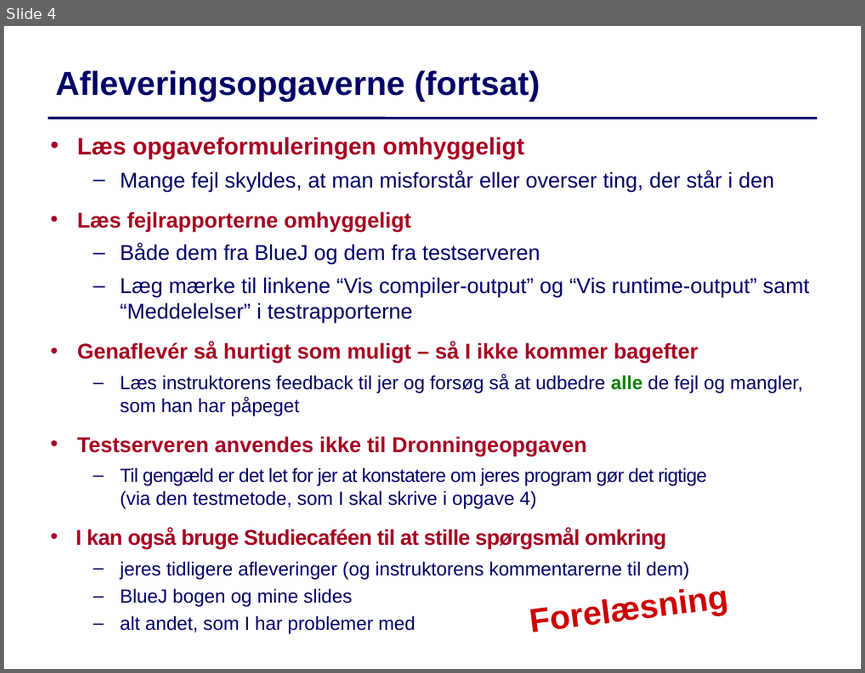
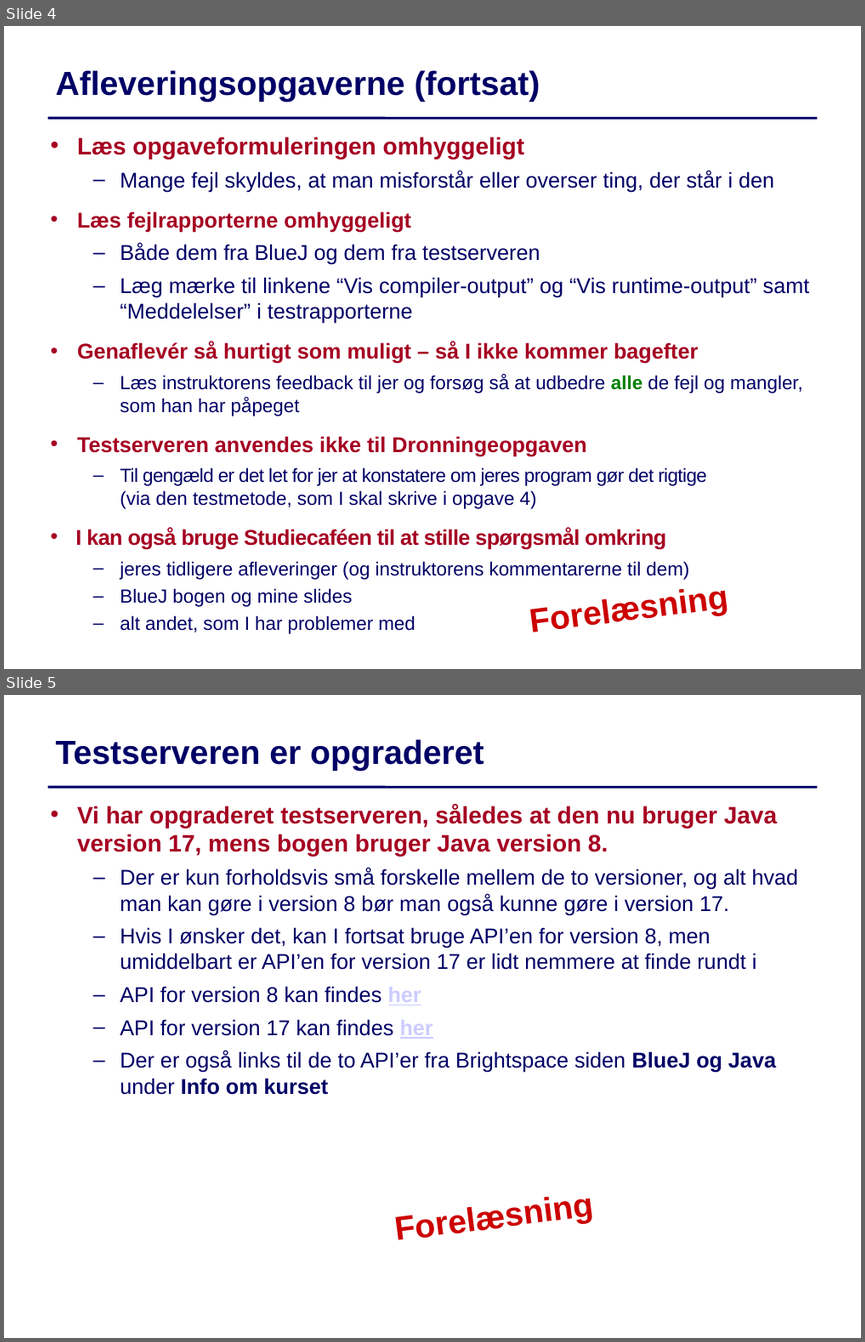
Before and after one commit to IntProgAU/Materiale, a slide deck: web/g24/status/Status5.pptx. Shown one above the other, each under a label of ours: slide 4 before the commit, slides 4 and 5 after it. The pictures are 865x673 and 865x1342 pixels, drawn with LibreOffice and Linux fonts; fonts in the diff are those of the drawing. Boxes give left, top, right and bottom in pixels: in the first picture for what was removed or moved away, otherwise in the second. Text is boxed around its words. In the diff, an @@ line names an element or a change of style, - is before the commit and + after.

```diff
--- a/web/g24/status/Status5.pptx
+++ b/web/g24/status/Status5.pptx
@@ slide 5 added at box(4, 695, 861, 1338), background #FFFFFF; not listed: 1 template element that a slide beside it also shows @@
@@ text added at box(56, 739, 483, 771), 28 pt, text #000066, bold @@
+Testserveren er opgraderet
@@ text added at box(77, 805, 799, 1095), 18 pt, text #000066 @@
+  • Vi har opgraderet testserveren, således at den nu bruger Java version 17, mens bogen bruger Java version 8.
+  – Der er kun forholdsvis små forskelle mellem de to versioner, og alt hvad man kan gøre i version 8 bør man også kunne gøre i version 17.
+  – Hvis I ønsker det, kan I fortsat bruge API’en for version 8, men umiddelbart er API’en for version 17 er lidt nemmere at finde rundt i
+  – API for version 8 kan findes her
+  – API for version 17 kan findes her
+  – Der er også links til de to API’er fra Brightspace siden BlueJ og Java under Info om kurset
@@ text added at box(338, 1171, 649, 1259), 28 pt, text #CC0000, bold @@
+Forelæsning
```
Also in this commit, not shown: 2 other files.
